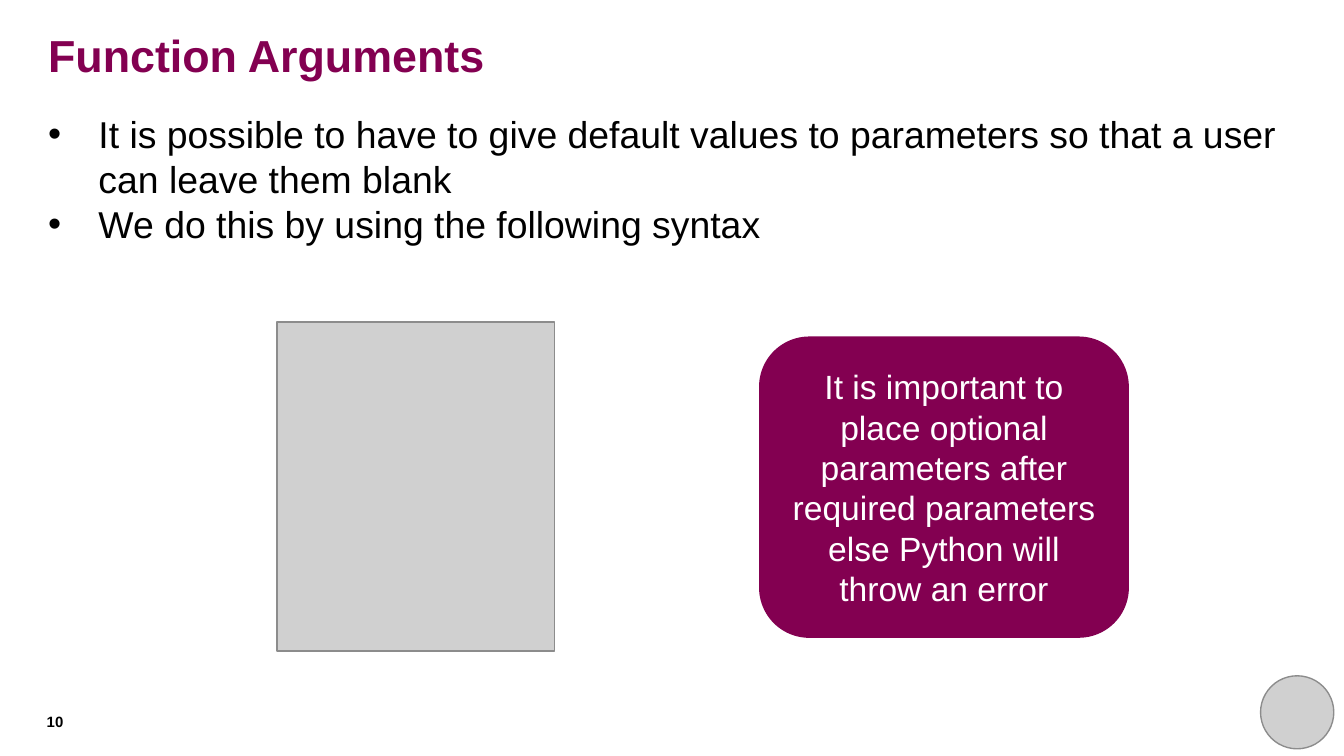
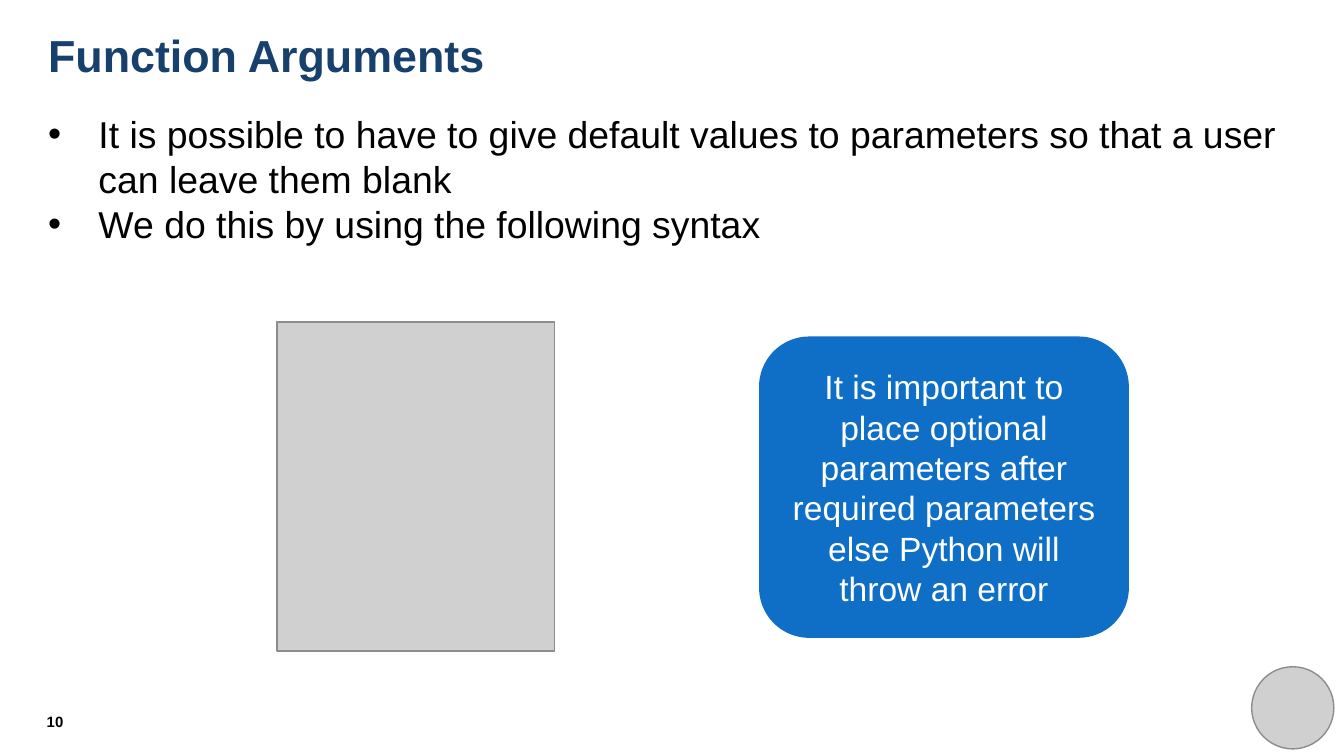
Before and after one commit to THargreaves/beginners-python, a slide deck: slide 10 of session_six/session_six_presentation.pptx. Drawn at 1344x756 pixels with LibreOffice and Linux fonts; fonts in the diff are those of the drawing; grey boxes stand for pictures. Boxes give left, top, right and bottom in pixels: in the first picture for what was removed or moved away, otherwise in the second. Text is boxed around its words. In the diff, an @@ line names an element or a change of style, - is before the commit and + after.

```diff
--- a/session_six/session_six_presentation.pptx
+++ b/session_six/session_six_presentation.pptx
@@ title "Function Arguments" at bbox=[48, 39, 484, 81]: text colour #830051 to #17406D @@
@@ rounded rectangle "It is important to place ..." at bbox=[759, 336, 1129, 637]: fill #830051 to #0F6FC6 @@
@@ picture: place and size @@
-picture at bbox=[1261, 676, 1333, 749]
+picture at bbox=[1251, 667, 1333, 749]
```
Also in this commit, not shown: 18 other slides changed, 5 other files.
